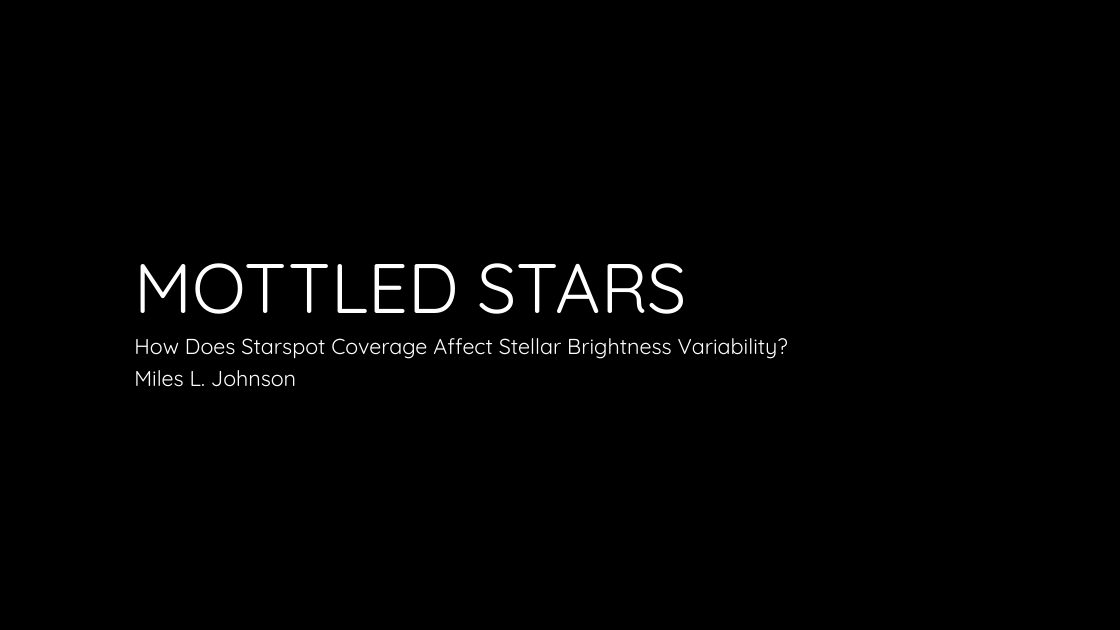
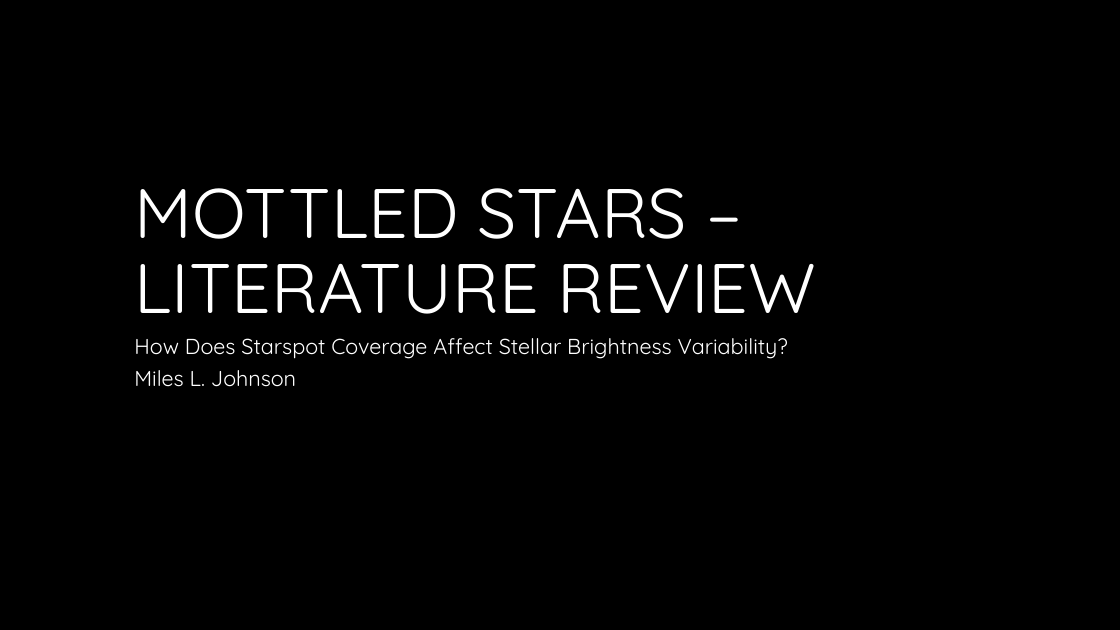
Before and after one commit to mljohn2151/ASTR-3150-GitHub, a slide deck: slide 1 of FUSE - Mottled Stars/FUSE Literature Review/Mottled Stars Literature Review.pptx. Drawn at 1120x630 pixels with LibreOffice and Linux fonts; fonts in the diff are those of the drawing; background and template pictures are left out. Boxes give left, top, right and bottom in pixels: in the first picture for what was removed or moved away, otherwise in the second. Text is boxed around its words. In the diff, an @@ line names an element or a change of style, - is before the commit and + after.

```diff
--- a/FUSE - Mottled Stars/FUSE Literature Review/Mottled Stars Literature Review.pptx
+++ b/FUSE - Mottled Stars/FUSE Literature Review/Mottled Stars Literature Review.pptx
@@ title at box(134, 188, 816, 314): text changed @@
-MOTTLED STARS
+MOTTLED STARS –
+LITERATURE REVIEW
```
Also in this commit, not shown: 3 other files.
